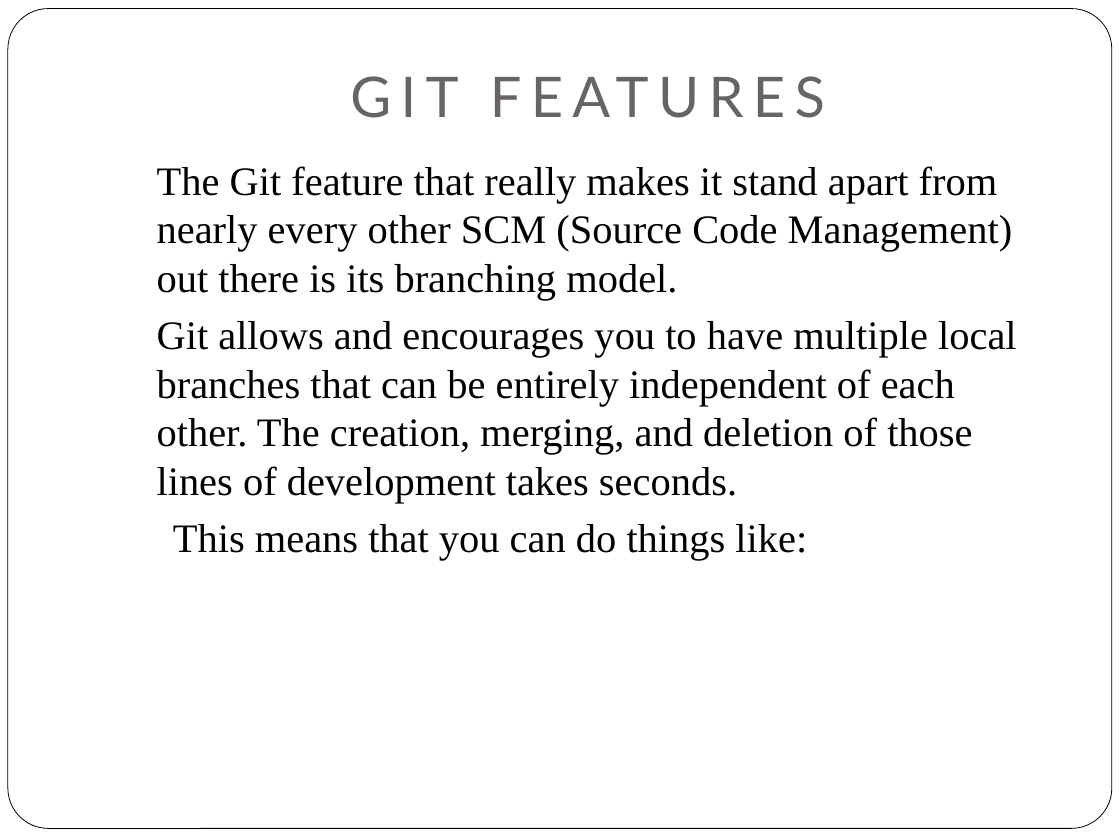
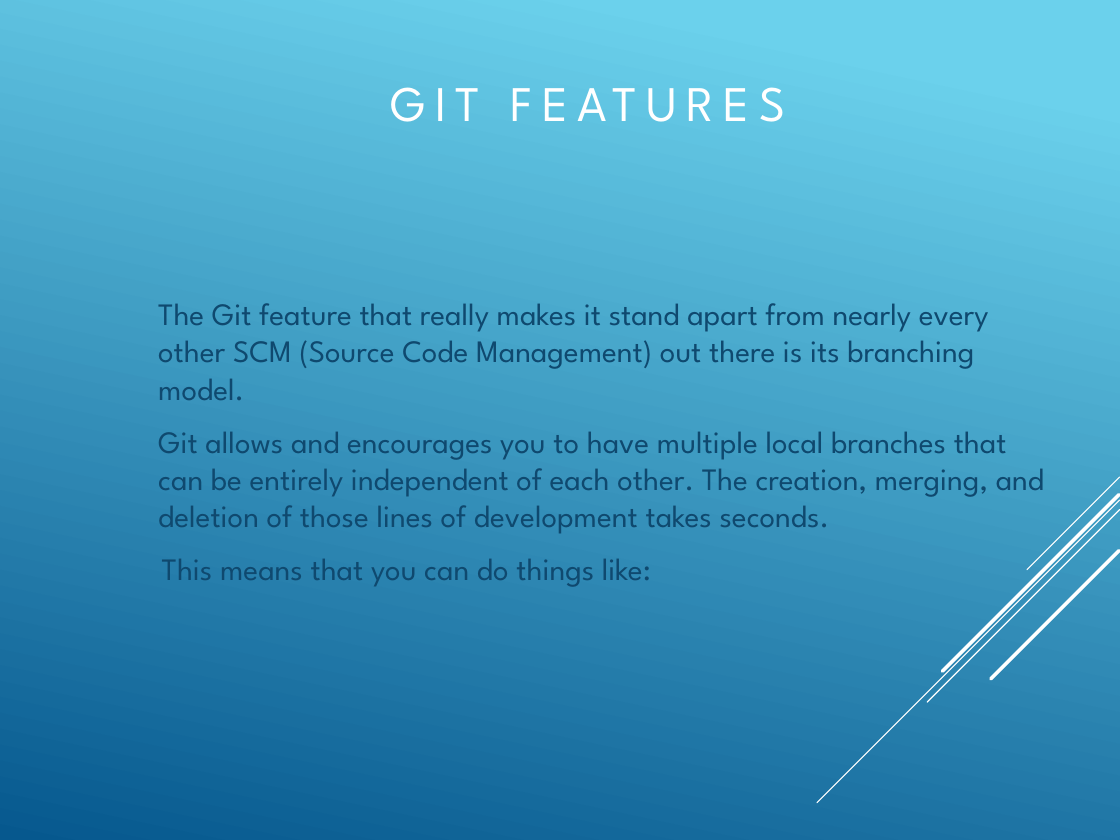
Before and after one commit to billdan02/schoolWork, a slide deck: slide 4 of powerpoint/GitGithubGitpages.pptx. Drawn at 1120x840 pixels with LibreOffice and Linux fonts; fonts in the diff are those of the drawing. Boxes give left, top, right and bottom in pixels: in the first picture for what was removed or moved away, otherwise in the second. Text is boxed around its words. In the diff, an @@ line names an element or a change of style, - is before the commit and + after.

```diff
--- a/powerpoint/GitGithubGitpages.pptx
+++ b/powerpoint/GitGithubGitpages.pptx
@@ background #FFFFFF to gradient #6ED2EB to #06588E @@
@@ rounded rectangle removed at box(8, 9, 1112, 829) @@
@@ title "GIT FEATURES" at box(212, 304, 252, 325): size 36 to 32 pt, font Lato to League Spartan, text colour #696464 to #FFFFFF; vertical alignment bottom to middle @@
@@ text "The Git feature that really ..." at box(158, 303, 1044, 587): size 26 to 20 pt, font Times New Roman to League Spartan, text colour #000000 to #0F496F; indent changed; more space between paragraphs; vertical alignment top to middle @@
@@ group added at box(818, 477, 1120, 803): 5 lines @@
```
Also in this commit, not shown: 13 other slides changed, 1 other file.
